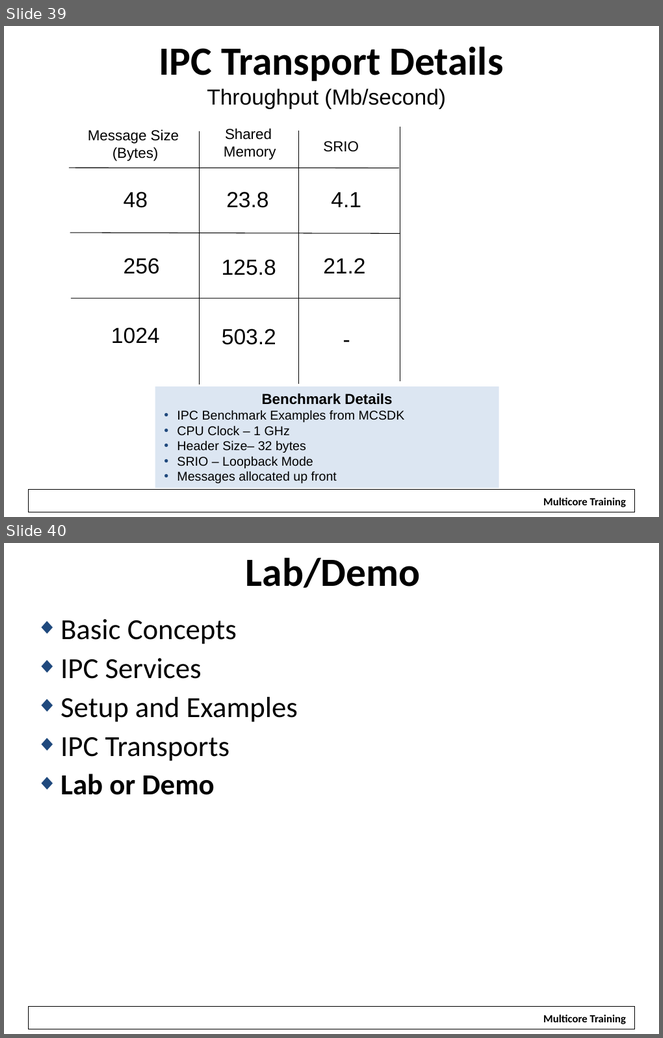
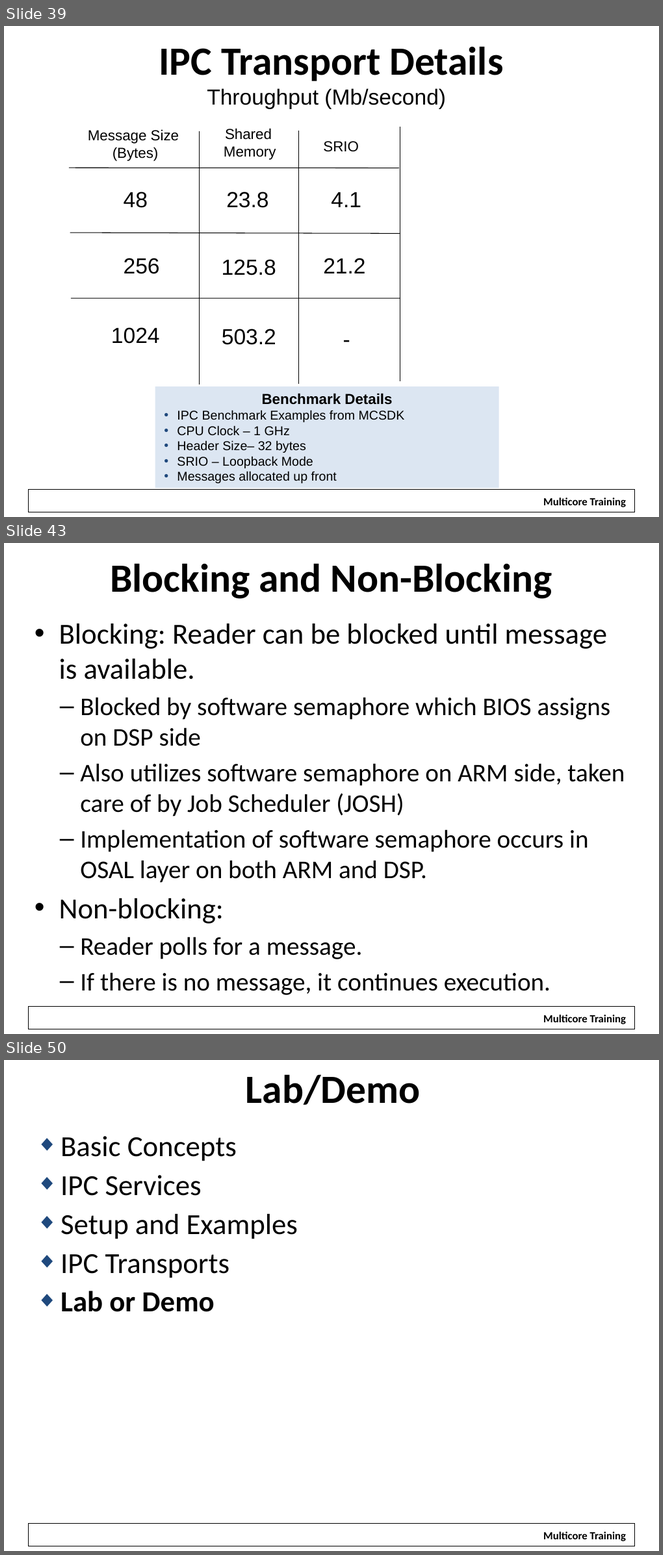
Before and after one commit to hari1989/keystone-workshop, a slide deck: preliminary/Working/presentations/KeyStoneII_ IPC.pptx. Shown one above the other, each under a label of ours: slides 39 and 40 before the commit, slides 39, 43 and 50 after it; the slides between them are not shown. The pictures are 663x1038 and 663x1555 pixels, drawn with LibreOffice and Linux fonts; fonts in the diff are those of the drawing; background and template pictures are left out. Boxes give left, top, right and bottom in pixels: in the first picture for what was removed or moved away, otherwise in the second. Text is boxed around its words. In the diff, an @@ line names an element or a change of style, - is before the commit and + after.

```diff
--- a/preliminary/Working/presentations/KeyStoneII_ IPC.pptx
+++ b/preliminary/Working/presentations/KeyStoneII_ IPC.pptx
@@ slide 43 added at (4,543,659,1034), background #FFFFFF; not listed: 2 template elements that a slide beside it also shows @@
@@ title added at (110,563,553,599), 44 pt, text #000000, bold @@
+Blocking and Non-Blocking
@@ text added at (59,624,625,995), 28 pt, text #000000 @@
+• Blocking: Reader can be blocked until message is available.
+  – Blocked by software semaphore which BIOS assigns on DSP side
+  – Also utilizes software semaphore on ARM side, taken care of by Job Scheduler (JOSH)
+  – Implementation of software semaphore occurs in OSAL layer on both ARM and DSP.
+• Non-blocking:
+  – Reader polls for a message.
+  – If there is no message, it continues execution.
@@ what was slide 40 is now slide 50 @@
```
Also in this commit, not shown: 9 other slides added.
